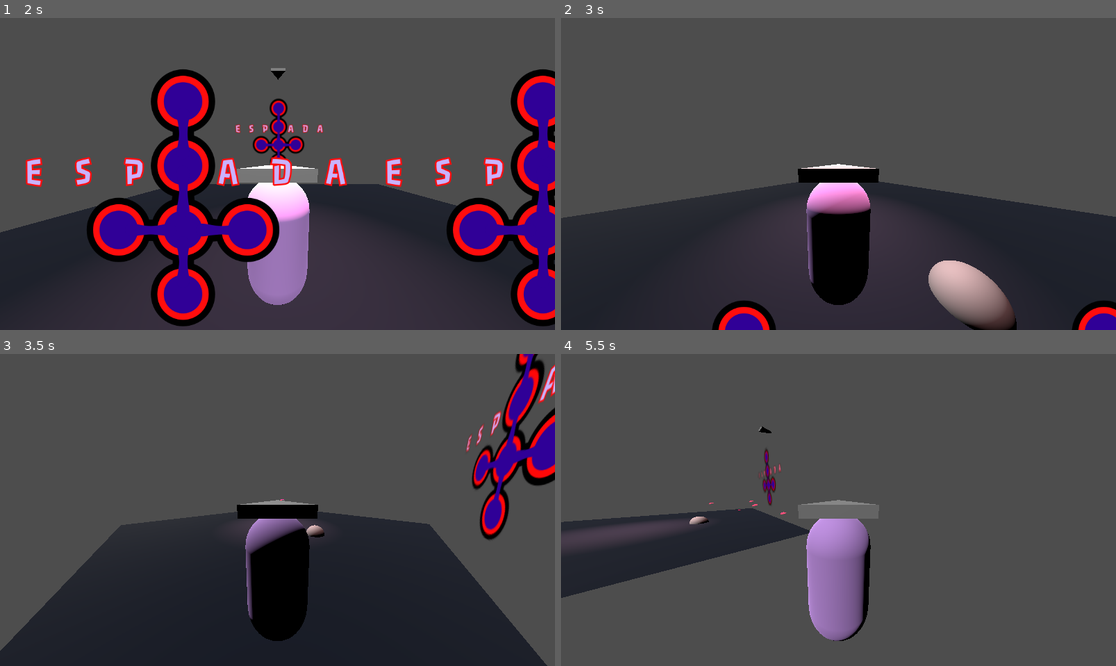
Above: before the commit, frames 1-4 (two rows, left to right).
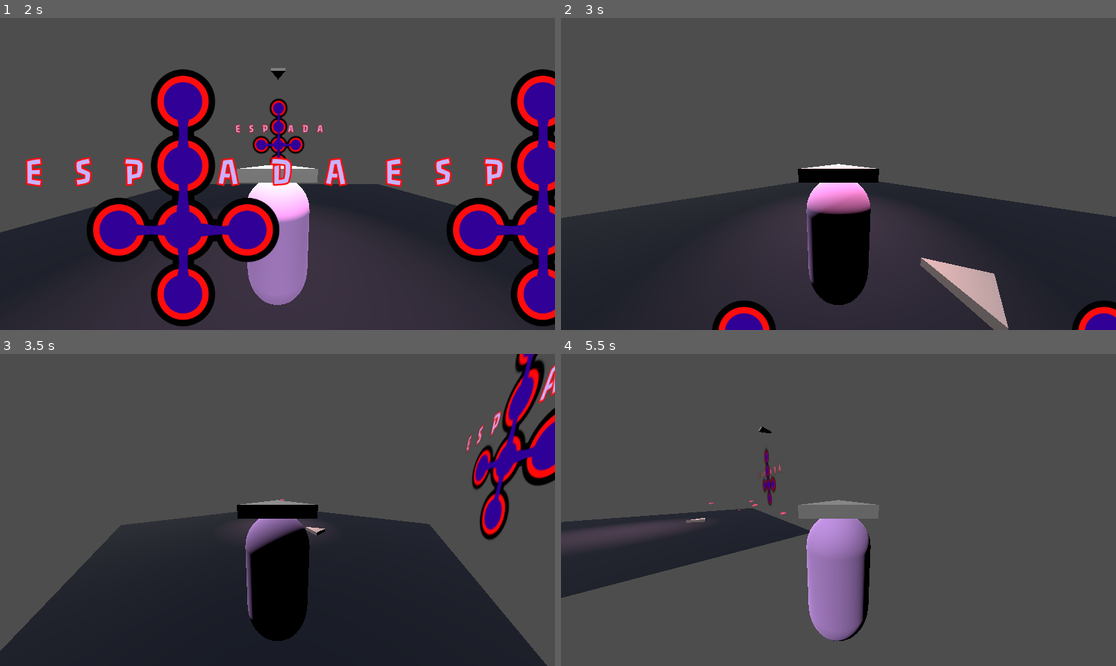
Above: after the commit, the same moments.

Repository: LidesSam/Espada
Game: Godot game, scene res://scenes/mainmenu.tscn
The game is run twice, just before and just after one commit, with the same random seed, the same clock (stepped at 60 frames per second) and the same inputs. Sound files missing from this copy of the repository are replaced by a short silence.
Inputs:
- Up to frame 1 (2 s): click "new game" at 0.5 s; click "new game" at 1.25 s
- Up to frame 2 (3 s): hold Right (ui_right) 2.03-2.78 s; hold Down (ui_down) from 2.78 s (still down)
- Up to frame 3 (3.5 s): keep holding Down (ui_down)
- Up to frame 4 (5.5 s): release Down (ui_down) at 3.53 s; hold Right (ui_right) 3.53-4.28 s; hold Up (ui_up) 4.28-5.03 s; tap Enter at 5 s; hold Left (ui_left) from 5.03 s (still down)

Frame 1 is identical in both runs. In frame 2, 1.8% of the frame differs, in the area x 64-83%, y 76-100%; in frame 3, 0.1%; in frame 4, less than 0.1%.

Commit message:
new freature: correct player door out rotation direction

Diff:
--- a/scenes/Elements/door.gd
+++ b/scenes/Elements/door.gd
@@ -17,6 +17,9 @@
 		if(Global.player and actorsParentNode!=null):
 			print("door:adding player to parent node")
 			Global.player.global_position = $spawn.global_position
+			Global.player.rotation=$spawn.global_rotation
+			print("rot:",rotation)
+
 			actorsParentNode.add_child(Global.player)
 
 
--- a/scenes/Elements/door.tscn
+++ b/scenes/Elements/door.tscn
@@ -7,8 +7,6 @@
 
 [sub_resource type="BoxShape3D" id="BoxShape3D_d21wc"]
 size = Vector3(8, 8, 1)
-
-[sub_resource type="SphereMesh" id="SphereMesh_c55ij"]
 
 [node name="door" type="Area3D" groups=["trigger"]]
 script = ExtResource("1_c55ij")
@@ -27,9 +25,11 @@
 texture = ExtResource("1_isy1w")
 
 [node name="spawn" type="Marker3D" parent="."]
-transform = Transform3D(1, 0, 0, 0, 1, 0, 0, 0, 1, 0, 0, 5)
+transform = Transform3D(-1, 0, 8.74228e-08, 0, 1, 0, -8.74228e-08, 0, -1, 0, 0, 5)
 
-[node name="MeshInstance3D" type="MeshInstance3D" parent="spawn"]
-mesh = SubResource("SphereMesh_c55ij")
+[node name="MeshInstance3D2" type="MeshInstance3D" parent="spawn"]
+transform = Transform3D(1, 0, 0, 0, -4.37114e-08, 0.174823, 0, -1, -7.64174e-09, 0.0470819, 0.19297, -0.157695)
+mesh = SubResource("PrismMesh_isy1w")
+skeleton = NodePath("")
 
 [connection signal="body_shape_entered" from="." to="." method="_on_body_shape_entered"]
--- a/scenes/mainmenu.tscn
+++ b/scenes/mainmenu.tscn
@@ -44,7 +44,6 @@
 offset_bottom = 576.0
 
 [node name="SaveFileControl" parent="load/Control" instance=ExtResource("2_natt5")]
-self_modulate = Color(0.130465, 0.0791723, 0.184749, 1)
 layout_mode = 1
 anchor_left = 0.0555556
 anchor_right = 0.944444
--- a/scenes/world/PlazaDeBrazas.tscn
+++ b/scenes/world/PlazaDeBrazas.tscn
@@ -43,21 +43,21 @@
 transform = Transform3D(1, 0, 0, 0, 1, 0, 0, 0, 1, 0, 0.582737, 0)
 
 [node name="door_entrada_iluminada" parent="doors" node_paths=PackedStringArray("actorsParentNode") instance=ExtResource("2_c3gid")]
-transform = Transform3D(-0.999998, -7.93424e-11, 0.00181523, -7.93424e-11, 1, 7.29582e-14, -0.00181523, -7.29512e-14, -0.999998, 0.233046, 0, 15.7261)
+transform = Transform3D(-1, 0, -8.74227e-08, 0, 1, 0, 8.74227e-08, 0, -1, 0.233046, 0, 15.7261)
 actorsParentNode = NodePath("../../actors")
 
 [node name="door_arboleda_Negra" parent="doors" node_paths=PackedStringArray("actorsParentNode") instance=ExtResource("2_c3gid")]
-transform = Transform3D(0.00181527, -7.93424e-11, 0.999998, 7.29616e-14, 1, 7.93424e-11, -0.999998, -7.10666e-14, 0.00181527, -14.335, 0, -0.28942)
+transform = Transform3D(-4.37114e-08, 0, 1, 0, 1, 0, -1, 0, -4.37114e-08, -14.335, 0, -0.28942)
 targetScene = "res://scenes/world/ArboledaNegra.tscn"
 actorsParentNode = NodePath("../../actors")
 
 [node name="door_castillo" parent="doors" node_paths=PackedStringArray("actorsParentNode") instance=ExtResource("2_c3gid")]
-transform = Transform3D(0.999998, -7.93424e-11, -0.00181532, 7.93424e-11, 1, -7.10803e-14, 0.00181532, -7.29512e-14, 0.999998, 0.261095, 0, -15.7257)
+transform = Transform3D(1, 0, 0, 0, 1, 0, 0, 0, 1, 0.261095, 0, -15.7257)
 targetScene = "res://scenes/world/CastilloCreciente.tscn"
 actorsParentNode = NodePath("../../actors")
 
 [node name="door_cascada" parent="doors" node_paths=PackedStringArray("actorsParentNode") instance=ExtResource("2_c3gid")]
-transform = Transform3D(-0.00181524, -7.93424e-11, -0.999998, -7.29547e-14, 1, -7.93424e-11, 0.999998, -7.1071e-14, -0.00181524, 14.3355, 0, -0.216099)
+transform = Transform3D(-4.37114e-08, 0, -1, 0, 1, 0, 1, 0, -4.37114e-08, 14.3355, 0, -0.216099)
 targetScene = "res://scenes/world/CascadaVacia.tscn"
 actorsParentNode = NodePath("../../actors")
 
Not shown: 1 places in scenes/Elements/door.tscn that only renumber resources
